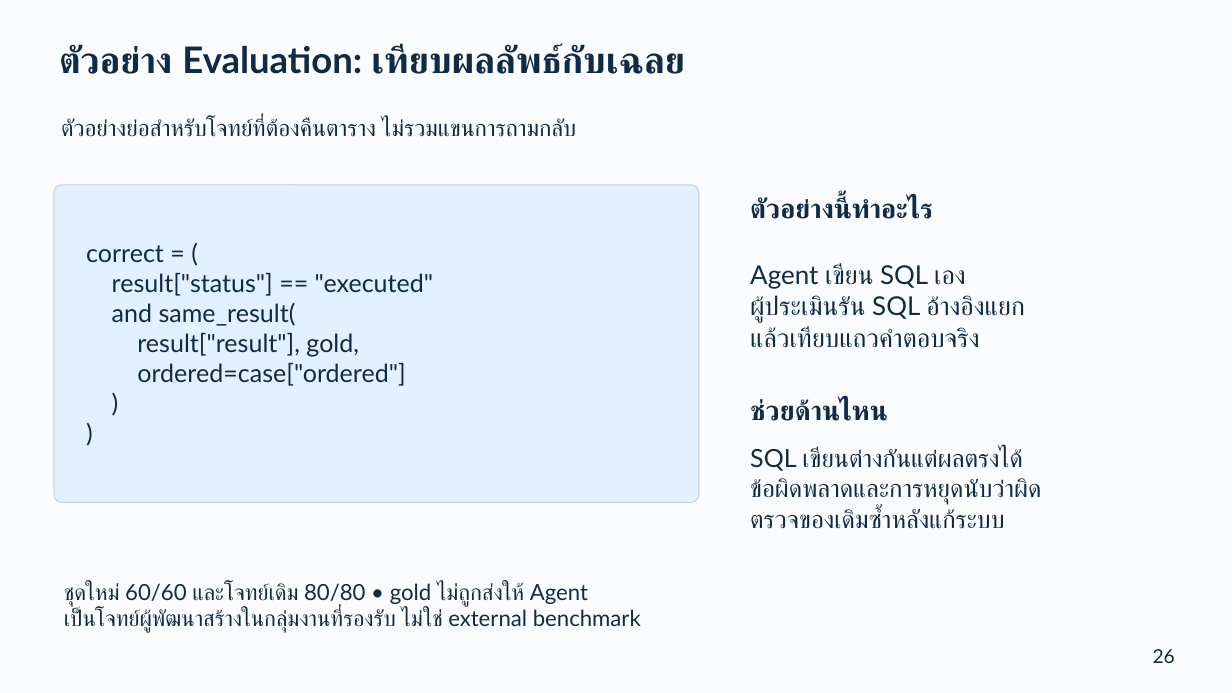
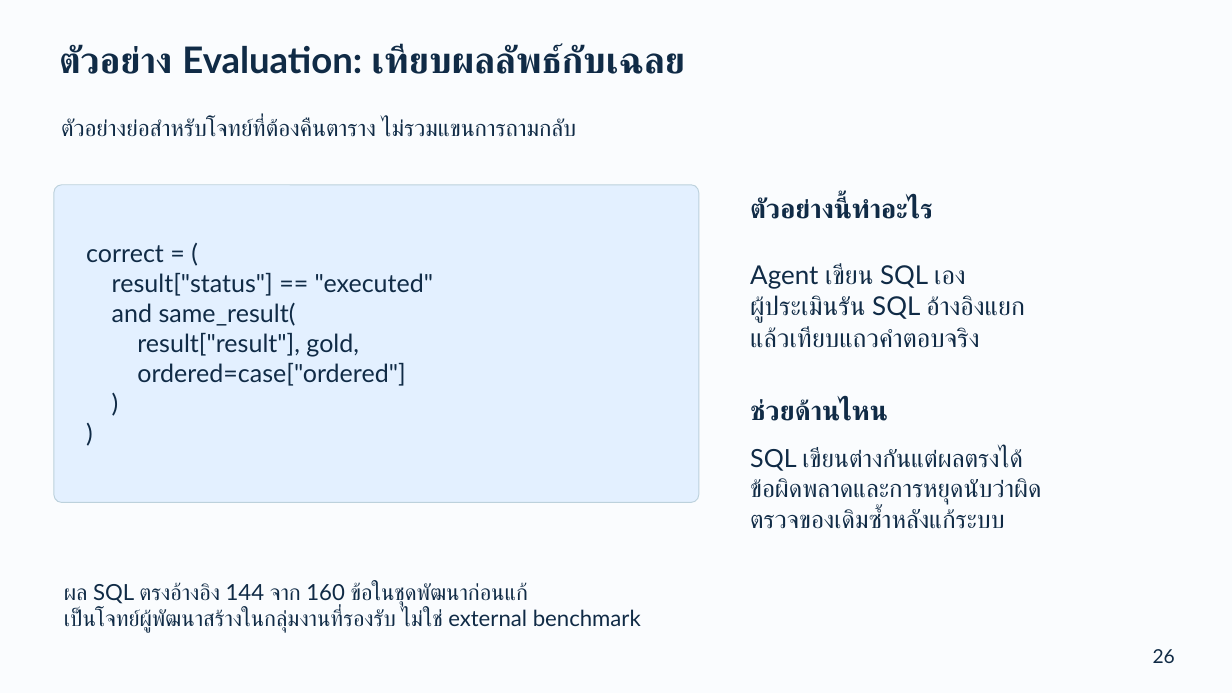
Before and after one commit to NATTAPAT-LEUNGRUNGSAP/customer-intelligence-agent-spark-hdfs, a slide deck: slide 26 of presentation/customer-intelligence-system-guide.pptx. Drawn at 1232x693 pixels with LibreOffice and Linux fonts; fonts in the diff are those of the drawing. Boxes give left, top, right and bottom in pixels: in the first picture for what was removed or moved away, otherwise in the second. Text is boxed around its words. In the diff, an @@ line names an element or a change of style, - is before the commit and + after.

```diff
--- a/presentation/customer-intelligence-system-guide.pptx
+++ b/presentation/customer-intelligence-system-guide.pptx
@@ text at box(64, 582, 528, 607): text changed @@
-ชุดใหม่ 60/60 และโจทย์เดิม 80/80 • gold ไม่ถูกส่งให้ Agent
+ผล SQL ตรงอ้างอิง 144 จาก 160 ข้อในชุดพัฒนาก่อนแก้
```
Also in this commit, not shown: 5 other slides changed, 25 other files.
